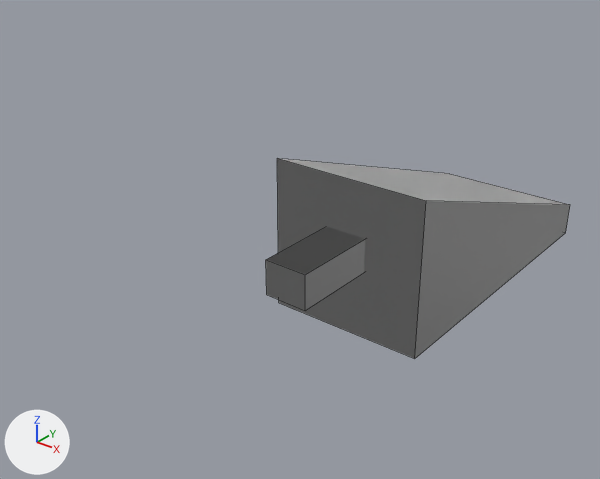
One commit to the FBX model AssetSources/export/galleass_falconet_quoin.fbx: the scene before it, then after it.
Rendered twice from a 50 mm lens placed at (0.346, -1.287, 0.984), pointed at (-0.019, -0.831, 0.702). Lighting does not change. The marker at lower left points along +X, +Y and +Z. The picture after the commit comes second. Mesh edges are drawn as thin lines. Objects named as collision shapes, trigger or cutter boxes, shadow casters or lower levels of detail are left out.

The first picture shows 'galleass_falconet_quoin_lod1'.
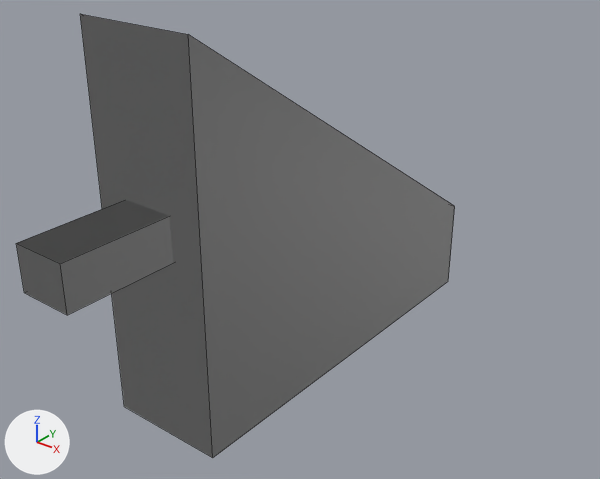
The change in detail:
me_galleass_falconet_quoin_lod1 is used by ob_galleass_falconet_quoin_lod1; location (0.0, 0.0, 0.0).
me_galleass_falconet_quoin_lod1 had 16 vertices, 12 faces and spanned x -0.071..0.071, y -0.872..-0.497, z 0.61..0.747.
me_galleass_falconet_quoin_lod1 now has 16 vertices, 12 faces and spans x -0.043..0.043, y -1.072..-0.697, z 0.628..0.896.
me_galleass_falconet_quoin_lod1 part 3: the loose piece of 8 vertices spanning x -0.019..0.019, y -0.872..-0.787, z 0.67..0.7 is moved by (0.0, -0.2, 0.09).
Part 4, on me_galleass_falconet_quoin_lod1:
Vertex 0 of me_galleass_falconet_quoin_lod1 moves from (-0.071, -0.797, 0.61) at pixel (278, 302) to (-0.043, -0.997, 0.628) at pixel (124, 406).
Vertex 1 of me_galleass_falconet_quoin_lod1 moves from (-0.071, -0.497, 0.61) to (-0.043, -0.697, 0.628).
Vertex 2 of me_galleass_falconet_quoin_lod1 moves from (-0.071, -0.497, 0.642) at pixel (449, 173) to (-0.043, -0.697, 0.701).
Vertex 3 of me_galleass_falconet_quoin_lod1 moves from (-0.071, -0.797, 0.747) at pixel (277, 158) to (-0.043, -0.997, 0.896) at pixel (80, 13).
Vertex 4 of me_galleass_falconet_quoin_lod1 moves from (0.071, -0.797, 0.61) at pixel (414, 358) to (0.043, -0.997, 0.628) at pixel (212, 457).
Vertex 5 of me_galleass_falconet_quoin_lod1 moves from (0.071, -0.497, 0.61) at pixel (565, 232) to (0.043, -0.697, 0.628) at pixel (448, 281).
Vertex 6 of me_galleass_falconet_quoin_lod1 moves from (0.071, -0.497, 0.642) at pixel (570, 204) to (0.043, -0.697, 0.701) at pixel (454, 206).
Vertex 7 of me_galleass_falconet_quoin_lod1 moves from (0.071, -0.797, 0.747) at pixel (426, 200) to (0.043, -0.997, 0.896) at pixel (188, 34).
me_galleass_falconet_quoin is used by ob_galleass_falconet_quoin; location (0.0, 0.0, 0.0).
me_galleass_falconet_quoin had 16 vertices, 12 faces and spanned x -0.071..0.071, y -0.872..-0.497, z 0.61..0.747.
me_galleass_falconet_quoin now has 16 vertices, 12 faces and spans x -0.043..0.043, y -1.072..-0.697, z 0.628..0.896.
me_galleass_falconet_quoin part 1: the loose piece of 8 vertices spanning x -0.019..0.019, y -0.872..-0.787, z 0.67..0.7 is moved by (0.0, -0.2, 0.09).
Part 2, on me_galleass_falconet_quoin:
Vertex 0 of me_galleass_falconet_quoin moves from (-0.071, -0.797, 0.61) at pixel (278, 302) to (-0.043, -0.997, 0.628) at pixel (124, 406).
Vertex 1 of me_galleass_falconet_quoin moves from (-0.071, -0.497, 0.61) to (-0.043, -0.697, 0.628).
Vertex 2 of me_galleass_falconet_quoin moves from (-0.071, -0.497, 0.642) at pixel (449, 173) to (-0.043, -0.697, 0.701).
Vertex 3 of me_galleass_falconet_quoin moves from (-0.071, -0.797, 0.747) at pixel (277, 158) to (-0.043, -0.997, 0.896) at pixel (80, 13).
Vertex 4 of me_galleass_falconet_quoin moves from (0.071, -0.797, 0.61) at pixel (414, 358) to (0.043, -0.997, 0.628) at pixel (212, 457).
Vertex 5 of me_galleass_falconet_quoin moves from (0.071, -0.497, 0.61) at pixel (565, 232) to (0.043, -0.697, 0.628) at pixel (448, 281).
Vertex 6 of me_galleass_falconet_quoin moves from (0.071, -0.497, 0.642) at pixel (570, 204) to (0.043, -0.697, 0.701) at pixel (454, 206).
Vertex 7 of me_galleass_falconet_quoin moves from (0.071, -0.797, 0.747) at pixel (426, 200) to (0.043, -0.997, 0.896) at pixel (188, 34).

What differs and where, as boxes (x1, y1, x2, y2) in the pictures (600 x 479 px; the box of a moved part takes in the faces that stretch with it):
'galleass_falconet_quoin', reshaped (not visible before)
    after: (16, 14, 455, 458)
'galleass_falconet_quoin_lod1', reshaped (not visible afterwards)
    before: (266, 158, 570, 359)
part 1 of me_galleass_falconet_quoin, moved or reshaped (not visible before)
    after: (16, 200, 173, 315)
part 2 of me_galleass_falconet_quoin, moved or reshaped (not visible before)
    after: (80, 14, 455, 458)
part 3 of me_galleass_falconet_quoin_lod1, moved or reshaped (not visible afterwards)
    before: (266, 226, 365, 311)
part 4 of me_galleass_falconet_quoin_lod1, moved or reshaped (not visible afterwards)
    before: (277, 158, 570, 359)
